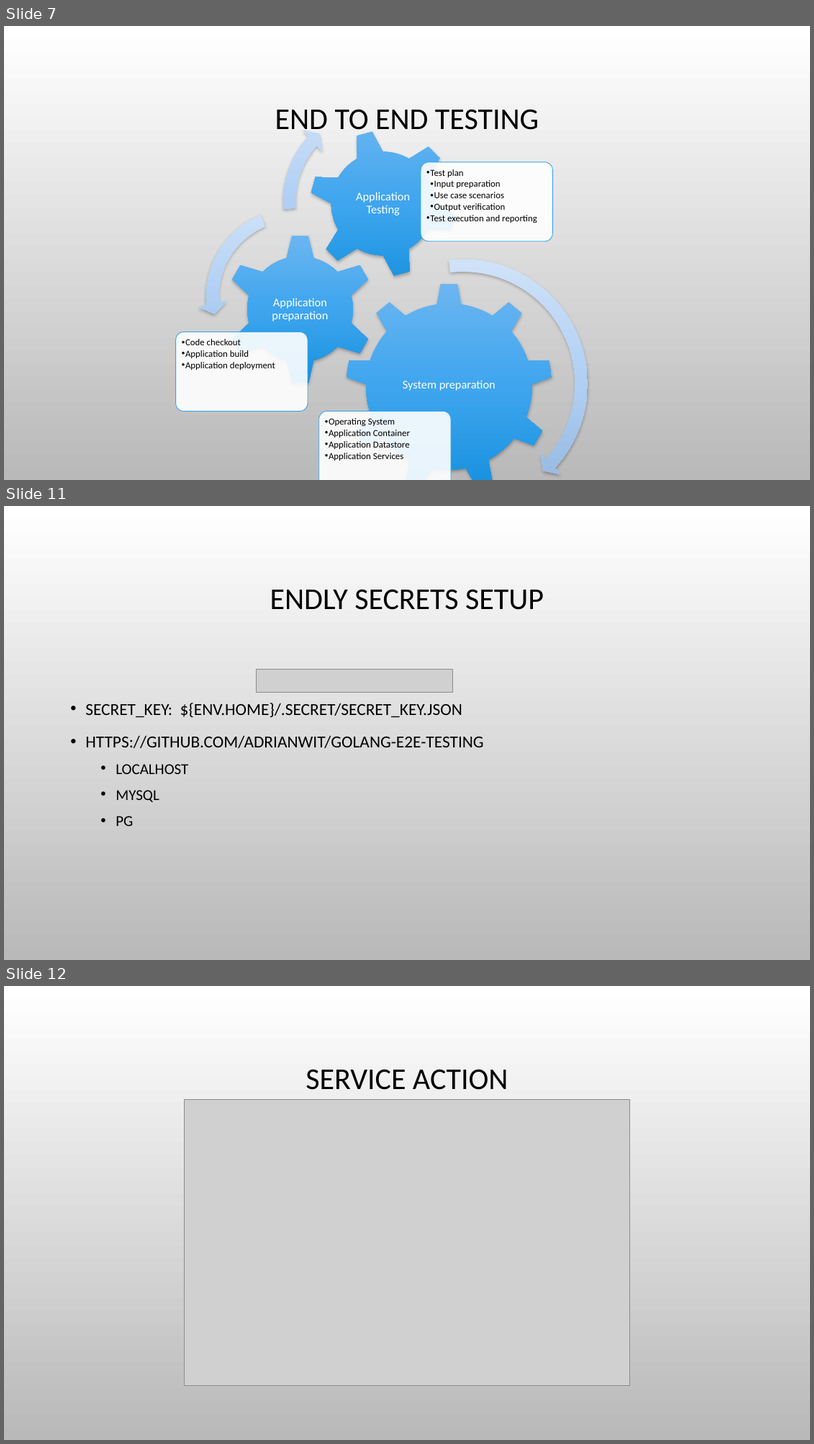
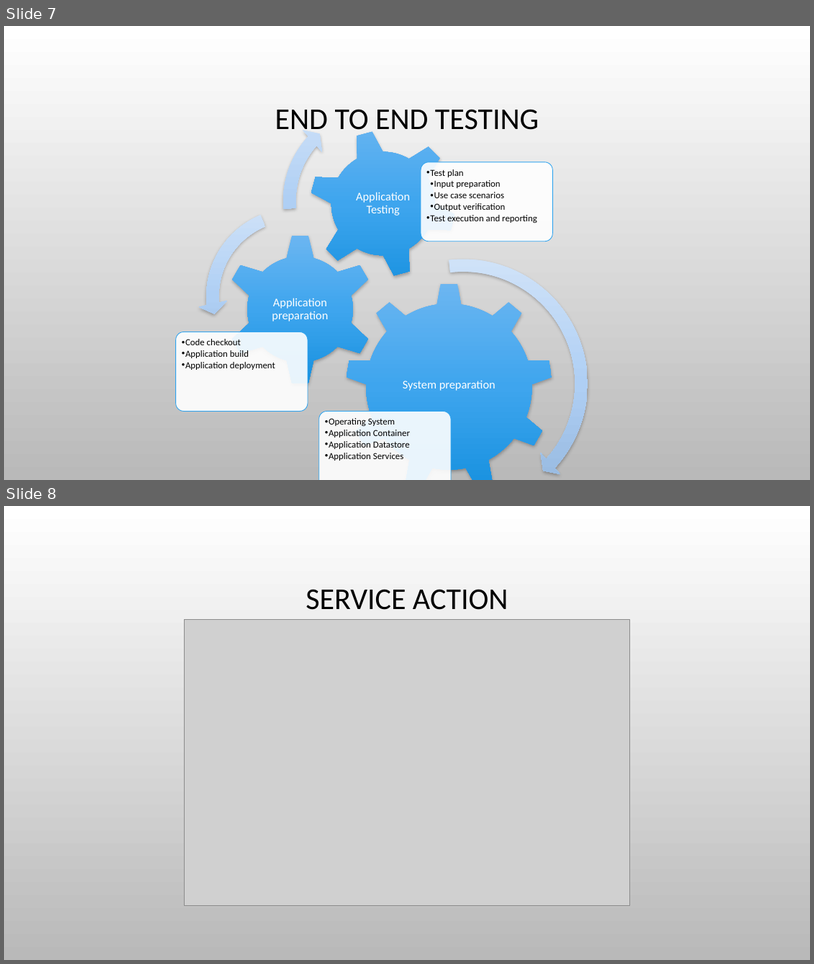
Before and after one commit to adrianwit/golang-e2e-testing, a slide deck: golang-e2e.pptx. Shown one above the other, each under a label of ours: slides 7, 11 and 12 before the commit, slides 7 and 8 after it; the slides between them are not shown. The pictures are 814x1444 and 814x964 pixels, drawn with LibreOffice and Linux fonts; fonts in the diff are those of the drawing; grey boxes stand for pictures; background and template pictures are left out. Boxes give left, top, right and bottom in pixels: in the first picture for what was removed or moved away, otherwise in the second. Text is boxed around its words. In the diff, an @@ line names an element or a change of style, - is before the commit and + after.

```diff
--- a/golang-e2e.pptx
+++ b/golang-e2e.pptx
@@ slide 11 removed at box(4, 506, 810, 960), background picture (left out) @@
@@ title removed at box(270, 589, 544, 610) @@
-ENDLY SECRETS SETUP
@@ picture removed at box(257, 669, 453, 692) @@
@@ text removed at box(85, 703, 484, 826) @@
-• SECRET_KEY: ${ENV.HOME}/.SECRET/SECRET_KEY.JSON
-• HTTPS://GITHUB.COM/ADRIANWIT/GOLANG-E2E-TESTING
-  • LOCALHOST
-  • MYSQL
-  • PG
@@ what was slide 12 is now slide 8 @@
```
Also in this commit, not shown: 3 slides changed, 3 other slides removed.
